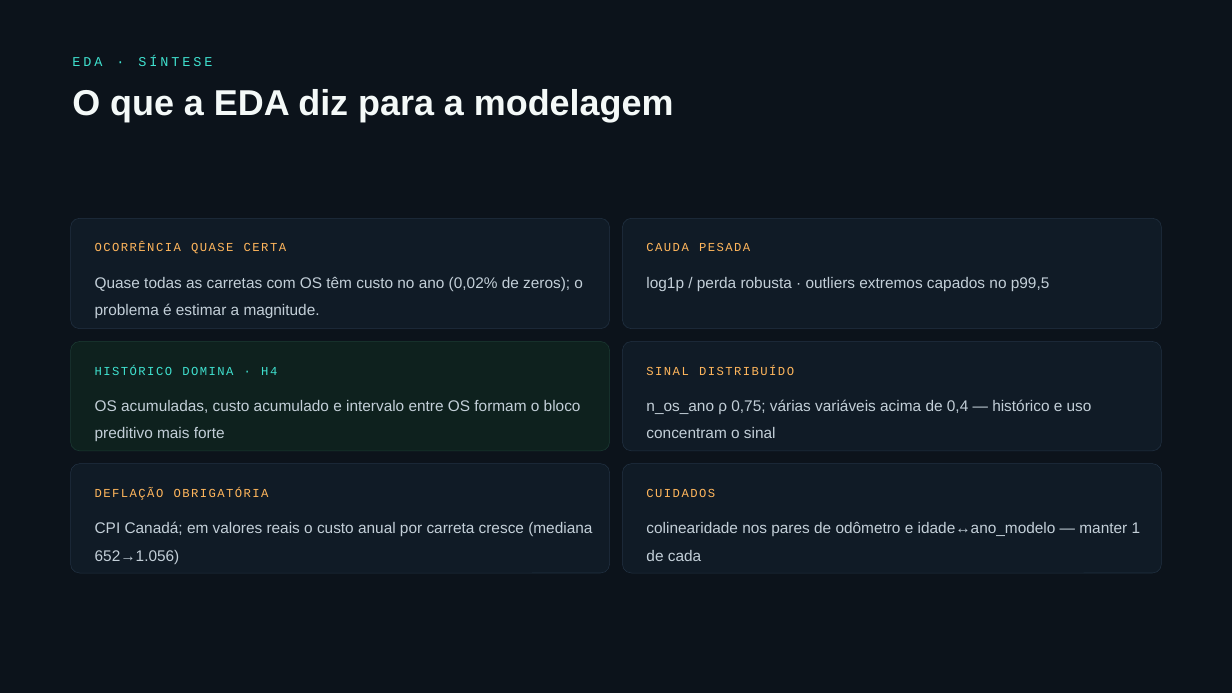
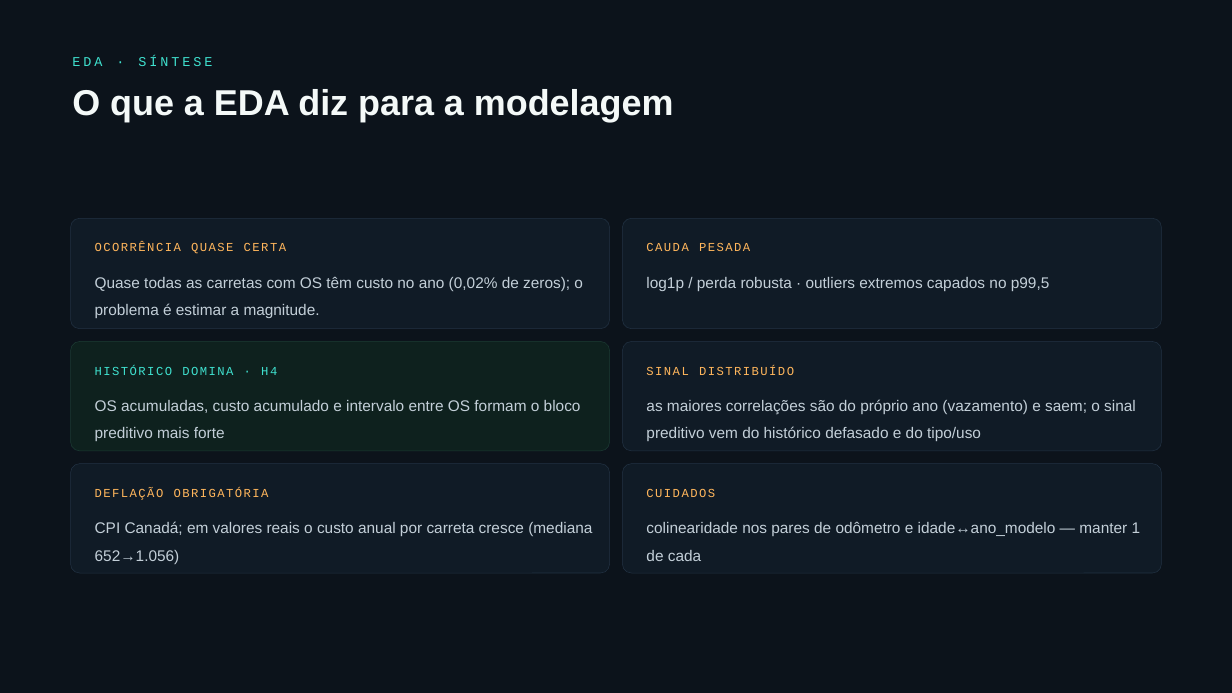
Before and after one commit to giovanicani/quatro_norte, a slide deck: slide 46 of nova_versao_jeison/apresentacao/Apresentacao_QuatroNorte_anual.pptx. Drawn at 1232x693 pixels with LibreOffice and Linux fonts; fonts in the diff are those of the drawing. Boxes give left, top, right and bottom in pixels: in the first picture for what was removed or moved away, otherwise in the second. Text is boxed around its words. In the diff, an @@ line names an element or a change of style, - is before the commit and + after.

```diff
--- a/nova_versao_jeison/apresentacao/Apresentacao_QuatroNorte_anual.pptx
+++ b/nova_versao_jeison/apresentacao/Apresentacao_QuatroNorte_anual.pptx
@@ text at [646, 399, 1136, 441]: text changed @@
-n_os_ano ρ 0,75; várias variáveis acima de 0,4 — histórico e uso concentram o sinal
+as maiores correlações são do próprio ano (vazamento) e saem; o sinal preditivo vem do histórico defasado e do tipo/uso
```
Also in this commit, not shown: 5 other slides changed, 10 other files.
